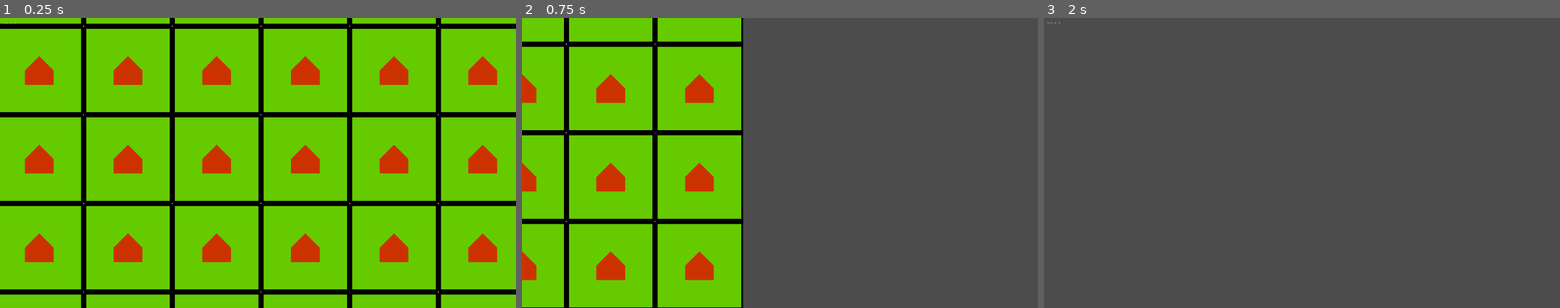
Above: before the commit, frames 1-3 (left to right).
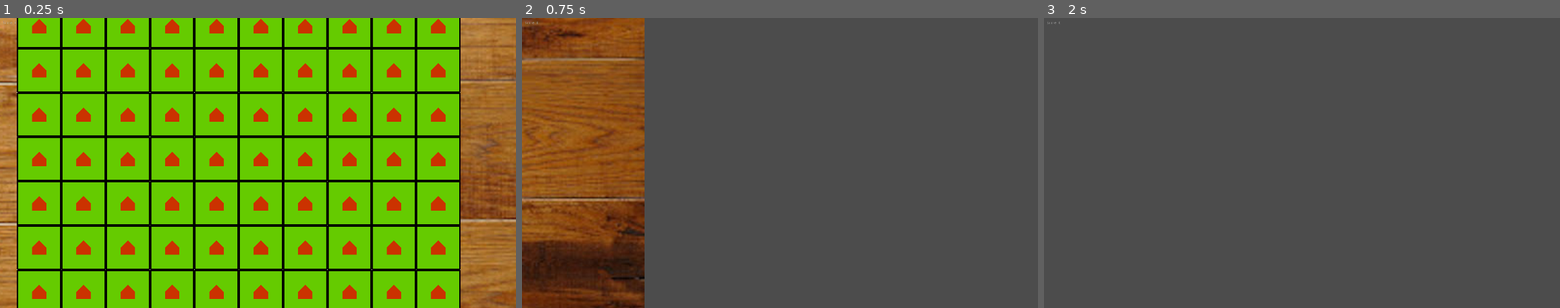
Above: after the commit, the same moments.

Repository: solangebl/godot-carcassonne
Game: Godot game, scene res://scenes/Game.tscn
The game is run twice, just before and just after one commit, with the same random seed, the same clock (stepped at 60 frames per second) and the same inputs.
Inputs (mouse positions are in pixels of both pictures, inside the frame that each line leads up to):
- Up to frame 1 (0.25 s): no input
- Up to frame 2 (0.75 s): tap Enter at 0.5 s; move the mouse to (893, 148) at 0.52 s; hold Right (ui_right) from 0.53 s (still down); hold Ctrl from 0.53 s (still down); click (893, 148) at 0.67 s
- Up to frame 3 (2 s): release Right (ui_right) at 1.25 s; release Ctrl at 1.25 s; tap Space at 1.25 s; drag from (1198, 177) to (1276, 221) at 1.27 s

The runs differ from the first frame. In frame 1, 42% of the frame differs, in the area x 0-100%, y 0-100%; in frame 2, 43%, in the area x 0-43%, y 0-100%; in frame 3, nothing differs.

Commit message:
Board: agrego escala para los tiles

Diff:
--- a/scripts/Board.gd
+++ b/scripts/Board.gd
@@ -2,6 +2,10 @@
 class_name Board
 
 const BOARD_DIMENTIONS = Vector2(10,10)
+
+# TODO: calculate scale_perc based on screen size?
+var scale_perc = 0.5
+var item_size = 330*scale_perc
 
 # Declare member variables here. Examples:
 # var a = 2
@@ -18,8 +22,9 @@
 	for x in range(BOARD_DIMENTIONS.x):
 		for y in range(BOARD_DIMENTIONS.y):
 			var new_tile = load('res://scenes/tiles/ChurchTile.tscn').instance()
+			new_tile.set_scale(Vector2(scale_perc,scale_perc))
 			add_child(new_tile)
-			new_tile.setPos(x*330,y*330)
+			new_tile.setPos(x*item_size,y*item_size)
 
 # Should decide if a tile can be placed at pos (x,y)
 
